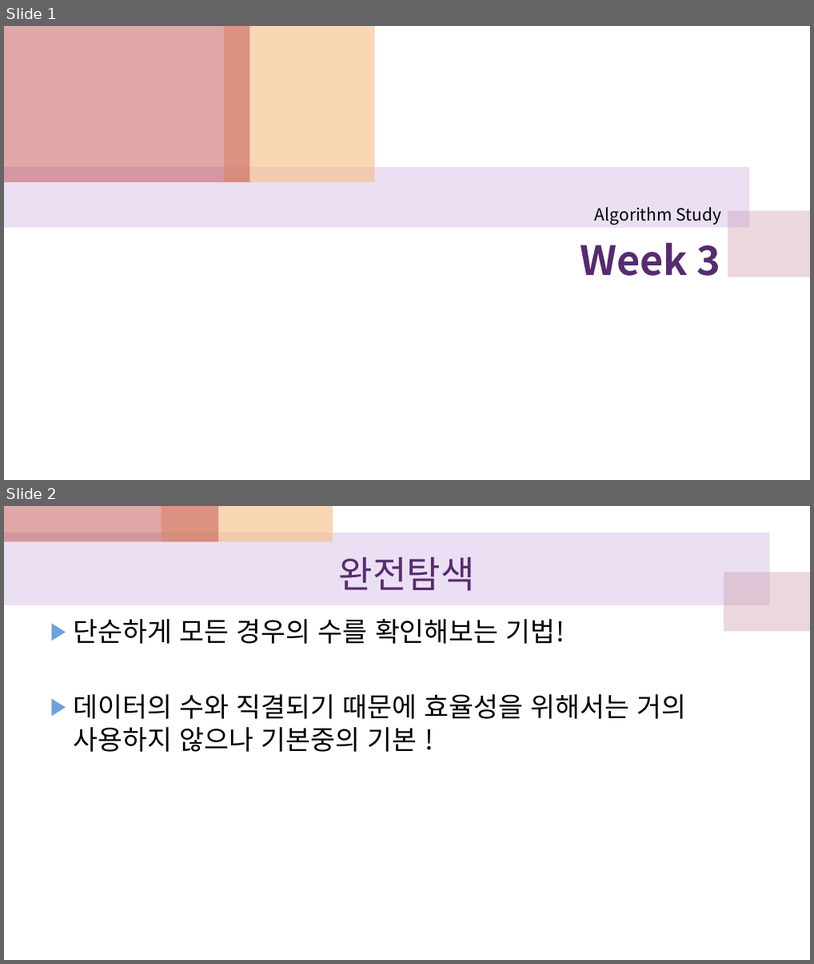
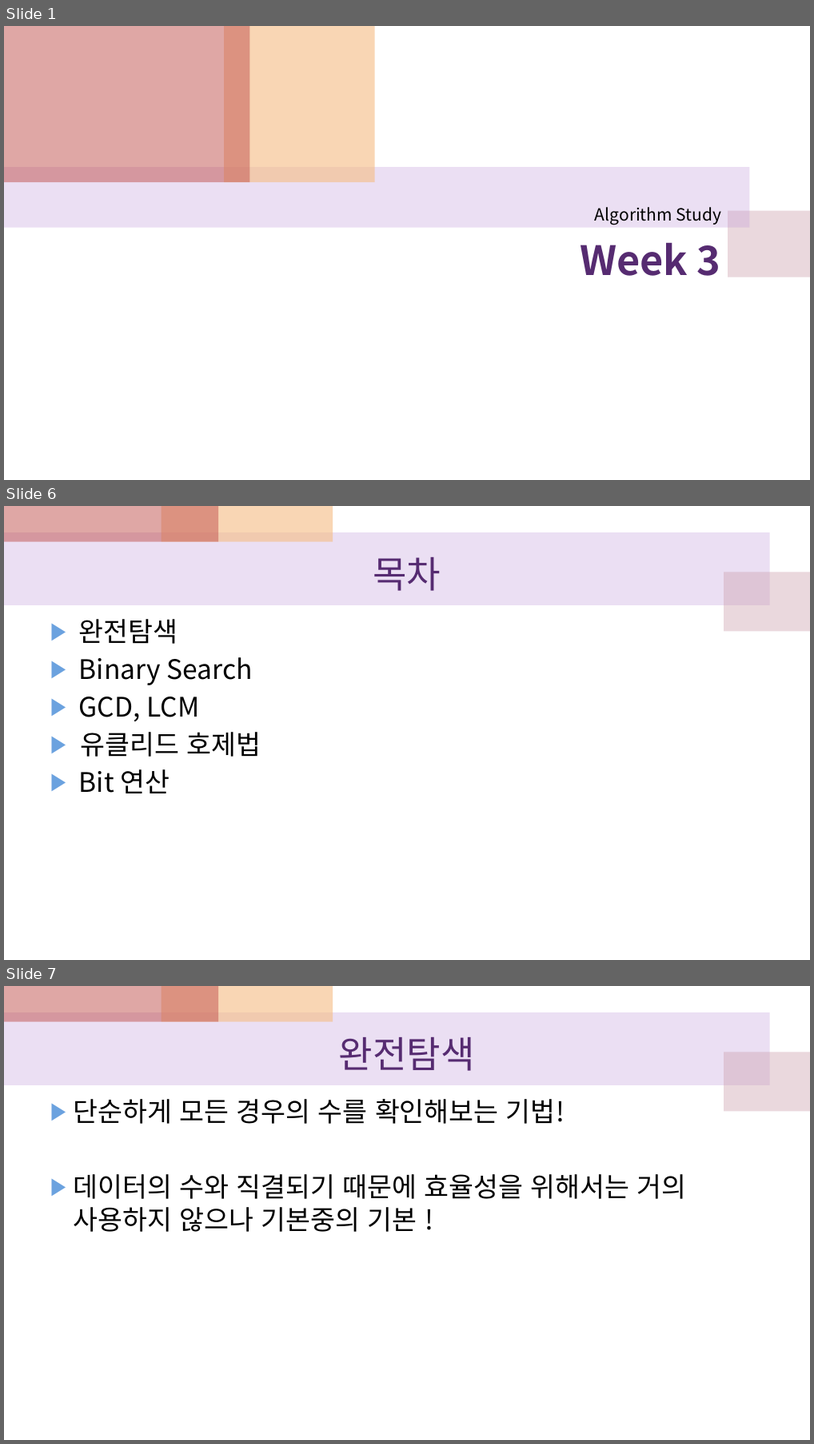
Before and after one commit to yujin1292/BreakingCodingTest, a slide deck: Week3/week 3.pptx. Shown one above the other, each under a label of ours: slides 1 and 2 before the commit, slides 1, 6 and 7 after it; the slides between them are not shown. The pictures are 814x964 and 814x1444 pixels, drawn with LibreOffice and Linux fonts; fonts in the diff are those of the drawing. Boxes give left, top, right and bottom in pixels: in the first picture for what was removed or moved away, otherwise in the second. Text is boxed around its words. In the diff, an @@ line names an element or a change of style, - is before the commit and + after.

```diff
--- a/Week3/week 3.pptx
+++ b/Week3/week 3.pptx
@@ slide 6 added at [4, 506, 810, 960], background #FFFFFF; not listed: 4 template elements that a slide beside it also shows @@
@@ title added at [373, 557, 441, 591], 44 pt, text #562B71 @@
+목차
@@ text added at [79, 619, 262, 793], 32 pt, text #000000 @@
+▶ 완전탐색
+▶ Binary Search
+▶ GCD, LCM
+▶ 유클리드 호제법
+▶ Bit 연산
@@ what was slide 2 is now slide 7 @@
```
Also in this commit, not shown: 4 other slides added.
